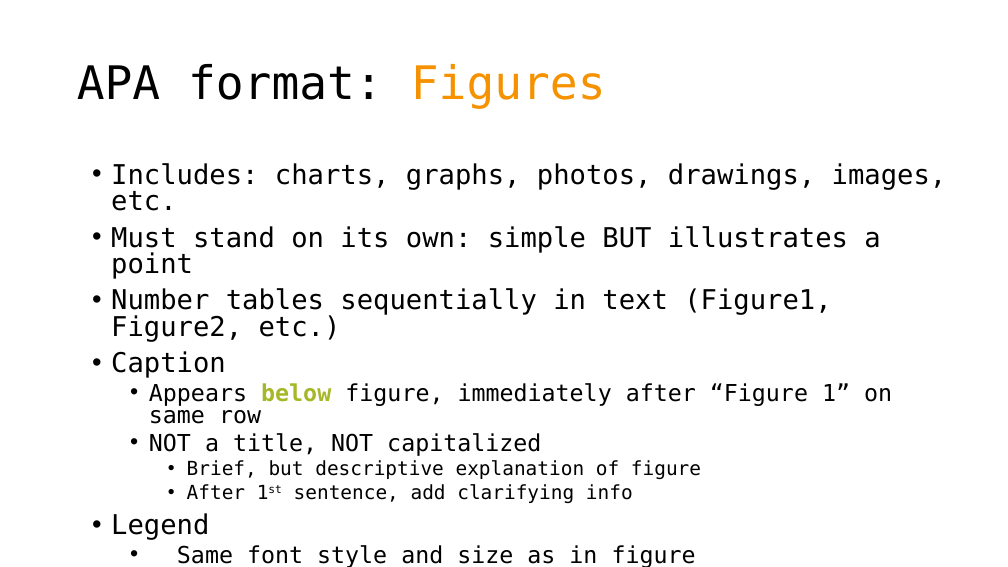
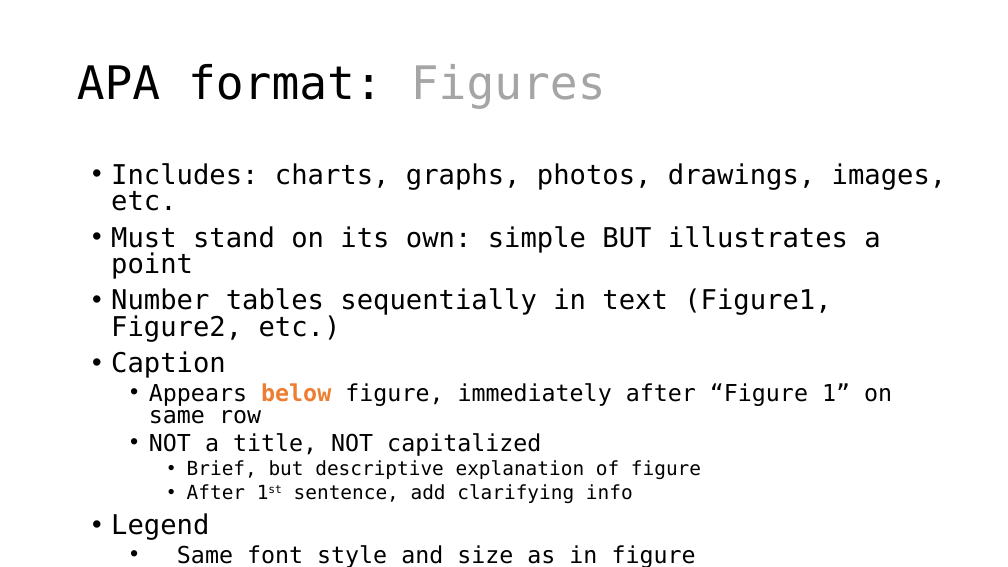
Before and after one commit to CEHS-research/PSY-6600_public, a slide deck: slide 11 of slides/ch0_apa_6th.pptx (slide 15 before the commit). Drawn at 1008x567 pixels with LibreOffice and Linux fonts; fonts in the diff are those of the drawing. Boxes give left, top, right and bottom in pixels: in the first picture for what was removed or moved away, otherwise in the second. Text is boxed around its words. In the diff, an @@ line names an element or a change of style, - is before the commit and + after.

```diff
--- a/slides/ch0_apa_6th.pptx
+++ b/slides/ch0_apa_6th.pptx
@@ title "APA format: Figures" at (77,64,606,109): text colour #F69200 to #A5A5A5 in "Figures" @@
@@ text at (149,383,892,424): text colour #A6B727 to #ED7D31 in "below" @@
```
Also in this commit, not shown: 6 other slides changed, 4 slides removed, 2 other files.
